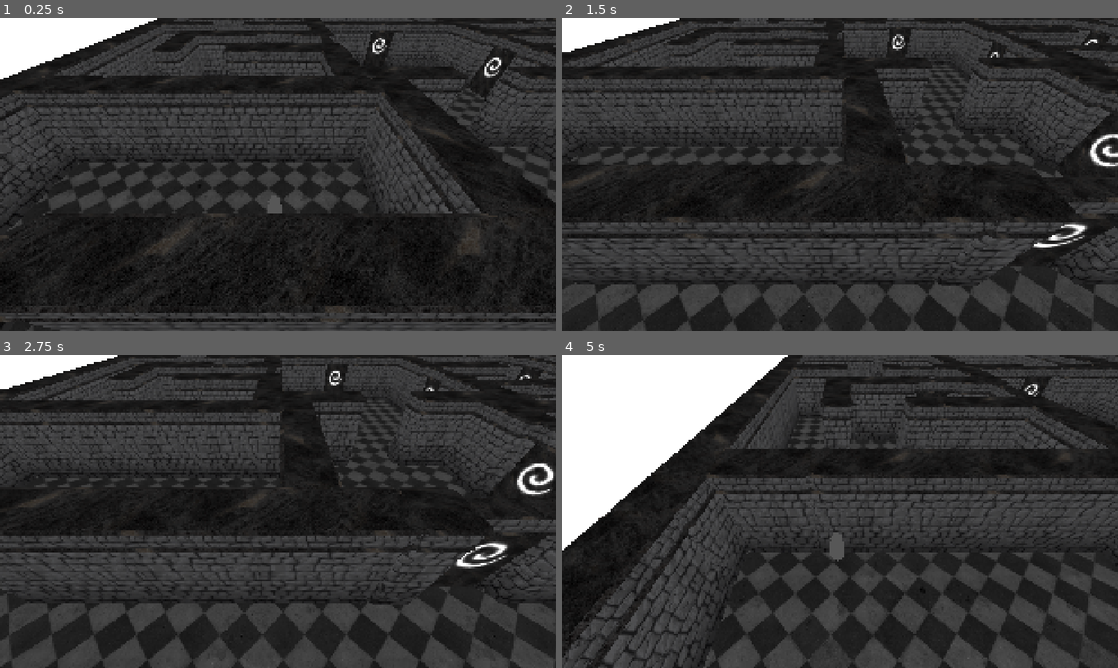
Above: before the commit, frames 1-4 (two rows, left to right).
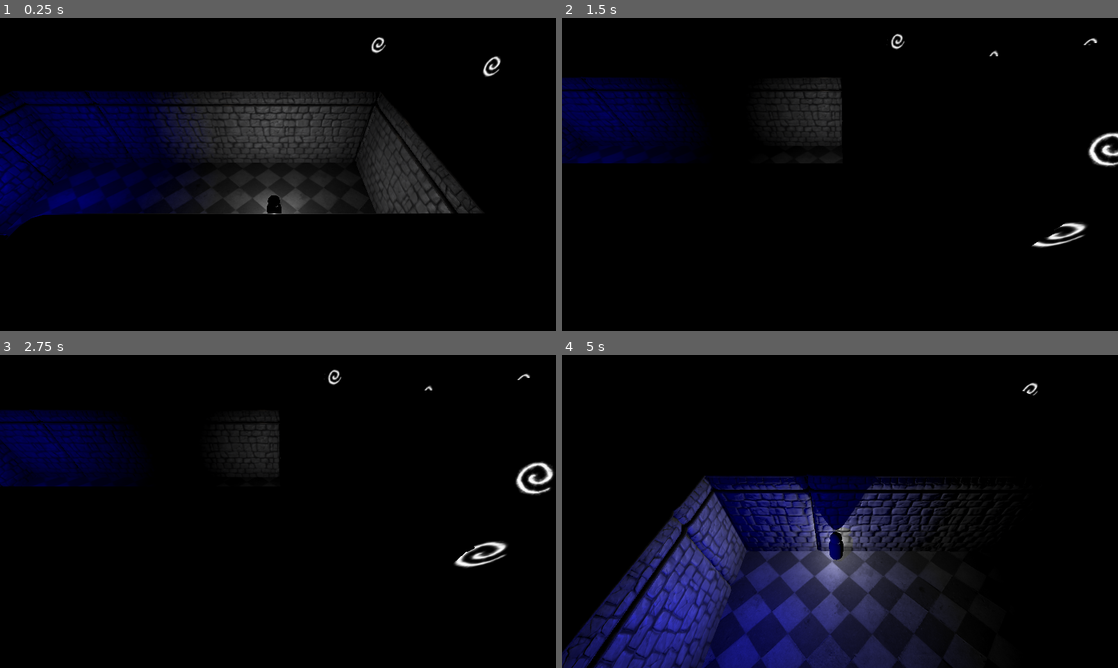
Above: after the commit, the same moments.

Repository: JakeSosa/PirateSoft_GameJam
Game: Godot game, scene res://Levels/level_1.tscn
The game is run twice, just before and just after one commit, with the same random seed, the same clock (stepped at 60 frames per second) and the same inputs.
Inputs:
- Up to frame 1 (0.25 s): no input
- Up to frame 2 (1.5 s): tap Enter at 0.5 s; hold D (moveRight) 0.53-1.28 s; hold S (moveDown) from 1.28 s (still down)
- Up to frame 3 (2.75 s): tap Space at 2 s; release S (moveDown) at 2.03 s; hold D (moveRight) from 2.03 s (still down)
- Up to frame 4 (5 s): tap Enter at 2.75 s; release D (moveRight) at 2.78 s; hold W (moveUp) 2.78-3.53 s; hold A (moveLeft) from 3.53 s (still down)

The runs differ from the first frame. In frame 1, 66% of the frame differs, in the area x 0-100%, y 0-100%; in frame 2, 83%; in frame 3, 86%; in frame 4, 84%.

Commit message:
PostProcessUpdate

Diff:
--- a/GameJammin/Character/test_character.tscn
+++ b/GameJammin/Character/test_character.tscn
@@ -22,3 +22,8 @@
 
 [node name="CollisionShape3D" type="CollisionShape3D" parent="."]
 shape = SubResource("CapsuleShape3D_lo8sq")
+
+[node name="TorchLightTEMP" type="OmniLight3D" parent="."]
+transform = Transform3D(2.75817, 0, 0, 0, 2.75817, 0, 0, 0, 2.75817, 0, 0.110327, 0)
+light_cull_mask = 4293918721
+shadow_enabled = true
--- a/GameJammin/Levels/level_1.tscn
+++ b/GameJammin/Levels/level_1.tscn
@@ -12,15 +12,24 @@
 [ext_resource type="Texture2D" uid="uid://c62mjv8o31x16" path="res://Art/Textures/FloorTexture/M_Floor_Normal.png" id="9_pn3o3"]
 [ext_resource type="Texture2D" uid="uid://c5hdrl7kem4yn" path="res://Art/Textures/FloorTexture/M_Floor_Roughness.png" id="10_75ury"]
 [ext_resource type="PackedScene" uid="uid://538fnpxacxpf" path="res://Character/test_character.tscn" id="11_fkrui"]
+[ext_resource type="PackedScene" uid="uid://cug6kjou6ccef" path="res://Objects/Brazier.tscn" id="13_6rr5k"]
 
 [sub_resource type="QuadMesh" id="QuadMesh_53br7"]
 flip_faces = true
 size = Vector2(2, 2)
 
+[sub_resource type="Curve" id="Curve_3fq2n"]
+_data = [Vector2(0, 1), 0.0, -2.38923, 0, 0, Vector2(1, 0), -0.244162, 0.0, 0, 0]
+point_count = 2
+
+[sub_resource type="CurveTexture" id="CurveTexture_u3pb1"]
+curve = SubResource("Curve_3fq2n")
+
 [sub_resource type="ShaderMaterial" id="ShaderMaterial_3c4i0"]
 render_priority = 0
 shader = ExtResource("2_4tpr0")
-shader_parameter/PixelSize = 19.214
+shader_parameter/PixelSize = 20.0
+shader_parameter/curve = SubResource("CurveTexture_u3pb1")
 
 [sub_resource type="QuadMesh" id="QuadMesh_k6j7g"]
 size = Vector2(32, 32)
@@ -38,7 +47,9 @@
 size = Vector3(32, 0.5, 32)
 
 [sub_resource type="Environment" id="Environment_ay3fa"]
-background_energy_multiplier = 5.12
+background_energy_multiplier = 0.0
+ambient_light_color = Color(1, 1, 1, 1)
+ambient_light_energy = 0.0
 
 [node name="Level1" type="Node3D"]
 
@@ -50,6 +61,7 @@
 
 [node name="PostProcess" type="MeshInstance3D" parent="TestCharacter"]
 transform = Transform3D(-1.20564e-07, 0, 2.75817, 0, 2.75817, 0, -2.75817, 0, -1.20564e-07, -20.4935, -0.469143, -18.9652)
+visible = false
 mesh = SubResource("QuadMesh_53br7")
 skeleton = NodePath("../..")
 surface_material_override/0 = SubResource("ShaderMaterial_3c4i0")
@@ -388,3 +400,6 @@
 
 [node name="WorldEnvironment" type="WorldEnvironment" parent="."]
 environment = SubResource("Environment_ay3fa")
+
+[node name="Brazier" parent="." instance=ExtResource("13_6rr5k")]
+transform = Transform3D(1, 0, 0, 0, 1, 0, 0, 0, 1, -13, 0, 7)
--- /dev/null
+++ b/GameJammin/Objects/Brazier.tscn
@@ -0,0 +1,9 @@
+[gd_scene format=3 uid="uid://cug6kjou6ccef"]
+
+[node name="Brazier" type="Node3D"]
+
+[node name="TempLight" type="OmniLight3D" parent="."]
+transform = Transform3D(1, 0, 0, 0, 1, 0, 0, 0, 1, 0, 0.681334, 0)
+layers = 3
+light_color = Color(0, 0, 1, 1)
+shadow_enabled = true
--- a/GameJammin/Objects/maze_door.tscn
+++ b/GameJammin/Objects/maze_door.tscn
@@ -127,6 +127,7 @@
 transform = Transform3D(1, 0, 0, 0, 1, 0, 0, 0, 1, 0.988378, 1.08185, 0.504763)
 visible = false
 shape = SubResource("BoxShape3D_47d8r")
+disabled = true
 
 [node name="DoorObj" type="MeshInstance3D" parent="StaticBody3D"]
 mesh = ExtResource("4_cg3la")
--- a/GameJammin/Shaders/PPShaderGLSL.gdshader
+++ b/GameJammin/Shaders/PPShaderGLSL.gdshader
@@ -4,20 +4,26 @@
 uniform sampler2D screen_texture : source_color, hint_screen_texture, filter_nearest;
 
 uniform float PixelSize : hint_range(6, 40) = 1;
+uniform sampler2D curve;
 const vec2 ScreenRatio = vec2(16, 9);
+const vec2 ScreenCenter = vec2(.5,.5);
 
 void vertex() {
-    POSITION = vec4(VERTEX, 1.0);
+	POSITION = vec4(VERTEX, 1.0);
 }
 
 void fragment() {
-    // Adjust PixelSize to match the screen ratio and normalize SCREEN_UV
-    vec2 scaledUV = SCREEN_UV * vec2(PixelSize) * ScreenRatio;
-    vec2 PixelUVs = floor(scaledUV) / (vec2(PixelSize) * ScreenRatio);
+	// Adjust PixelSize to match the screen ratio and normalize SCREEN_UV
+	vec2 scaledUV = SCREEN_UV * vec2(PixelSize) * ScreenRatio;
+	vec2 PixelUVs = floor(scaledUV) / (vec2(PixelSize) * ScreenRatio);
 
-    // Sample the screen texture with the remapped UV coordinates
-    vec4 color = texture(screen_texture, PixelUVs);
+	//make a Vignette MSK
+	float Vignette = texture(curve, vec2(distance(SCREEN_UV, ScreenCenter), 0.5)).r;
 
-    // Set the fragment color
-    ALBEDO = color.rgb;
+	// Sample the screen texture with the remapped UV coordinates
+	vec4 color = texture(screen_texture, PixelUVs);
+
+	// Set the fragment color
+	ALBEDO = color.rgb*(Vignette);
+	//ALBEDO = vec3(curve(Vignette,0));
 }
Not shown: 1 places in GameJammin/Levels/level_1.tscn that only renumber resources
